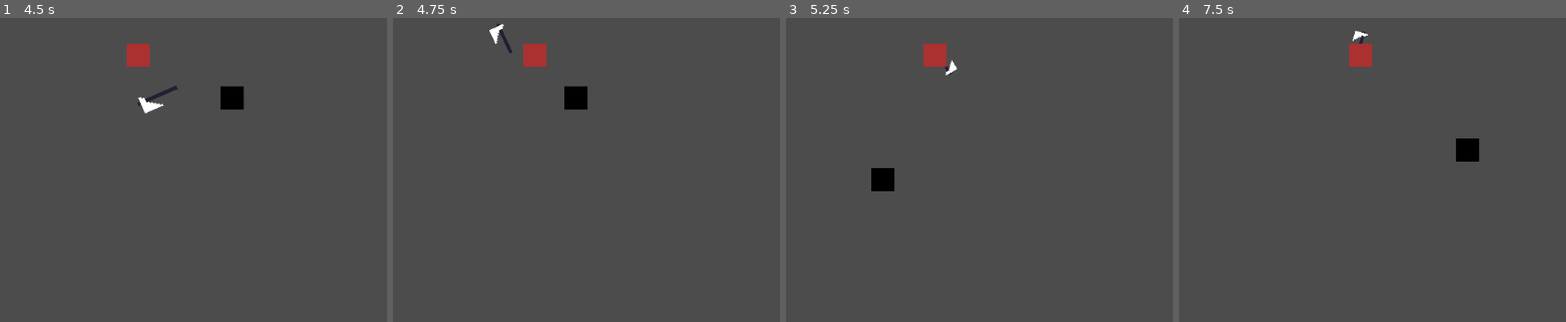
Above: before the commit, frames 1-4 (left to right).
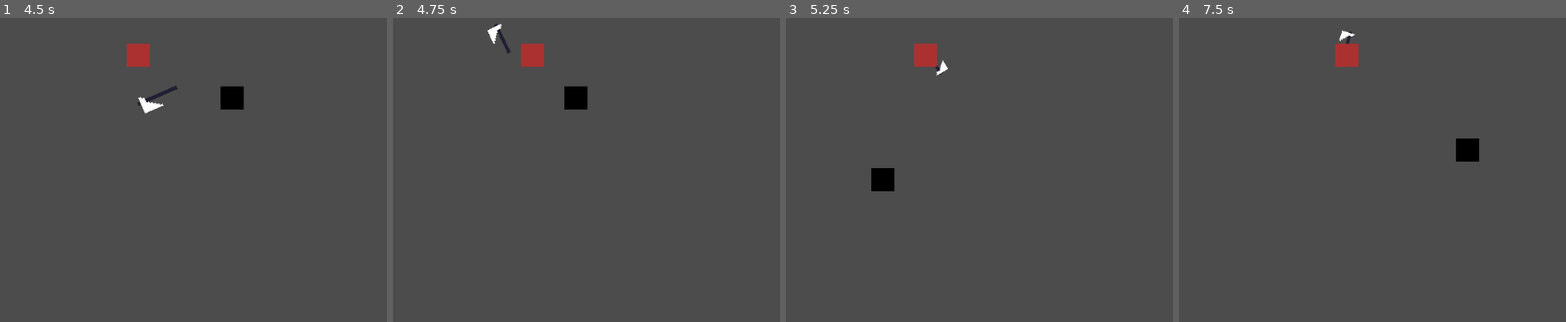
Above: after the commit, the same moments.

Repository: renzoventura/god-of-war
Game: Godot game, scene res://scenes/level/TemplateLevel.tscn
Two runs of this game, one before a commit and one after it. Both use one fixed random seed, a clock stepped at 60 frames per second and the inputs below.
Inputs (mouse positions are in pixels of both pictures, inside the frame that each line leads up to):
- Up to frame 1 (4.5 s): tap Enter at 0.5 s; move the mouse to (178, 84) at 0.52 s; hold D (right) 0.53-1.28 s; right-click (178, 84) at 0.6 s; move the mouse to (outside the picture) at 1.27 s; hold S (down) 1.28-2.03 s; click (outside the picture) at 1.35 s; right-click (outside the picture) at 1.55 s; move the mouse to (outside the picture) at 2.02 s; hold D (right) 2.03-2.78 s; tap Space (dash) at 2.1 s; right-click (outside the picture) at 2.3 s; move the mouse to (outside the picture) at 2.77 s; hold W (up) 2.78-3.53 s; right-click (outside the picture) at 2.85 s; move the mouse to (239, 170) at 3.52 s; hold A (left) from 3.53 s (still down); right-click (239, 170) at 3.6 s; move the mouse to (outside the picture) at 4.27 s; click (outside the picture) at 4.35 s
- Up to frame 2 (4.75 s): keep holding A (left); right-click (outside the picture) at 4.55 s
- Up to frame 3 (5.25 s): move the mouse to (840, 106) at 5.02 s; release A (left) at 5.03 s; hold S (down) from 5.03 s (still down); tap Space (dash) at 5.1 s
- Up to frame 4 (7.5 s): right-click (1233, 106) at 5.3 s; move the mouse to (outside the picture) at 5.77 s; release S (down) at 5.78 s; hold D (right) 5.78-6.53 s; right-click (outside the picture) at 5.85 s; move the mouse to (1357, 84) at 6.52 s; hold W (up) 6.53-7.28 s; right-click (1357, 84) at 6.6 s; move the mouse to (outside the picture) at 7.27 s; hold D (right) from 7.28 s (still down); click (outside the picture) at 7.35 s

Frame 1 is identical in both runs. In frame 2, 0.3% of the frame differs, in the area x 24-40%, y 1-17%; in frame 3, 0.5%; in frame 4, 0.7%, in the area x 40-50%, y 3-17%.

Commit message:
Freeze enemies when hit by axe

Diff:
--- a/scenes/enemy/Enemy.gd
+++ b/scenes/enemy/Enemy.gd
@@ -1,10 +1,9 @@
 extends KinematicBody2D
 
-
-# Declare member variables here. Examples:
-# var a = 2
-# var b = "text"
+enum {IDLE, FROZEN}
 var motion = Vector2(0,0)
+var isFrozen = false;
+var state: int = IDLE
 # Called when the node enters the scene tree for the first time.
 func _ready():
 	pass # Replace with function body.
@@ -12,8 +11,18 @@
 
 
 func _process(delta):
+	match state:
+		IDLE:
+			idle()
+		FROZEN:
+			frozen()
+
+func idle():
 	move()
 	move_and_slide(motion)
+
+func frozen():
+	pass
 
 func move():
 	motion.x = 10
@@ -22,7 +31,14 @@
 	print(body.name)
 	pass # Replace with function body.
 
-
 func _on_Area2D_area_entered(area):
 	if (area.name == "SwordArea"):
 		print("HIT!");
+
+func toggle_frozen():
+	print("TOGGLED")
+	isFrozen = !isFrozen;
+	if(isFrozen):
+		state = FROZEN
+	else:
+		state = IDLE
--- a/scenes/player/Player.gd
+++ b/scenes/player/Player.gd
@@ -105,7 +105,5 @@
 	print("hit box disabled = " + str(!player_hit_box.disabled))
 	player_hit_box.disabled = !player_hit_box.disabled
 
-
-
 func _on_DashTimer_timeout():
 	isDashEnabled = true;
--- a/scenes/player/Sword.gd
+++ b/scenes/player/Sword.gd
@@ -51,6 +51,9 @@
 
 func retrieve_position():
 	if(Input.is_action_just_pressed("throw") and is_returnable):
+		if(body_sticked_on != null):
+			body_sticked_on.toggle_frozen()
+		body_sticked_on = null
 		state = RETRIEVE
 		fly_speed = 4 * 60
 
@@ -100,6 +103,7 @@
 		is_returnable = false
 	elif (body.name == "Enemy" and state == FLY):
 		body_sticked_on = body
+		body_sticked_on.toggle_frozen()
 		state = STICK
 
 func _on_ReturnTimer_timeout():
